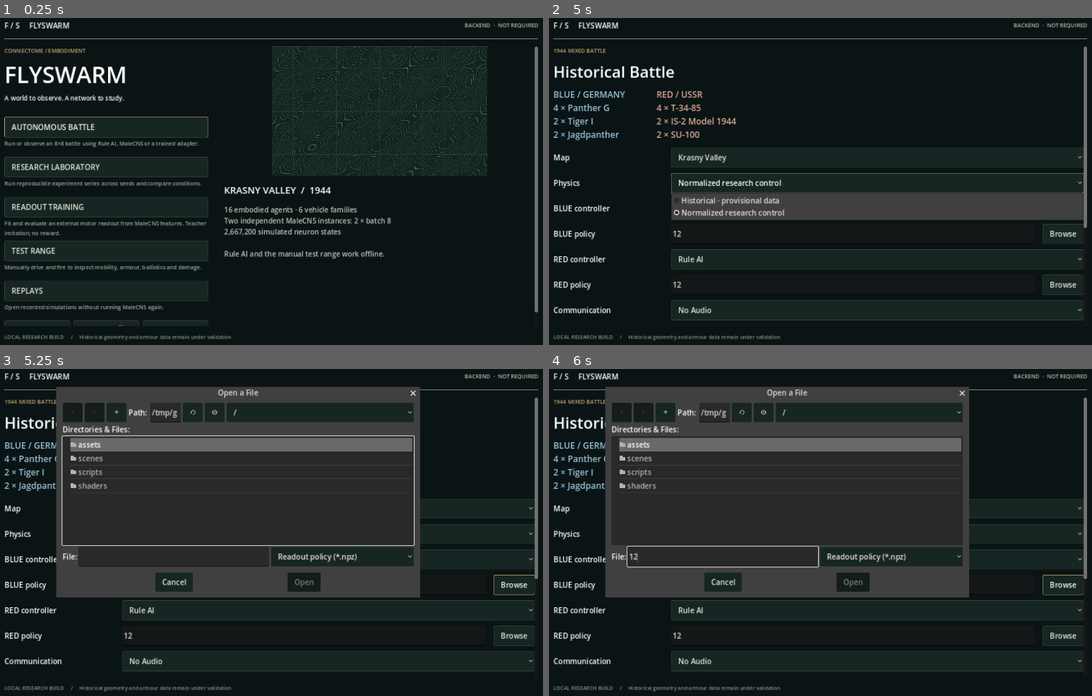
Above: before the commit, frames 1-4 (two rows, left to right).
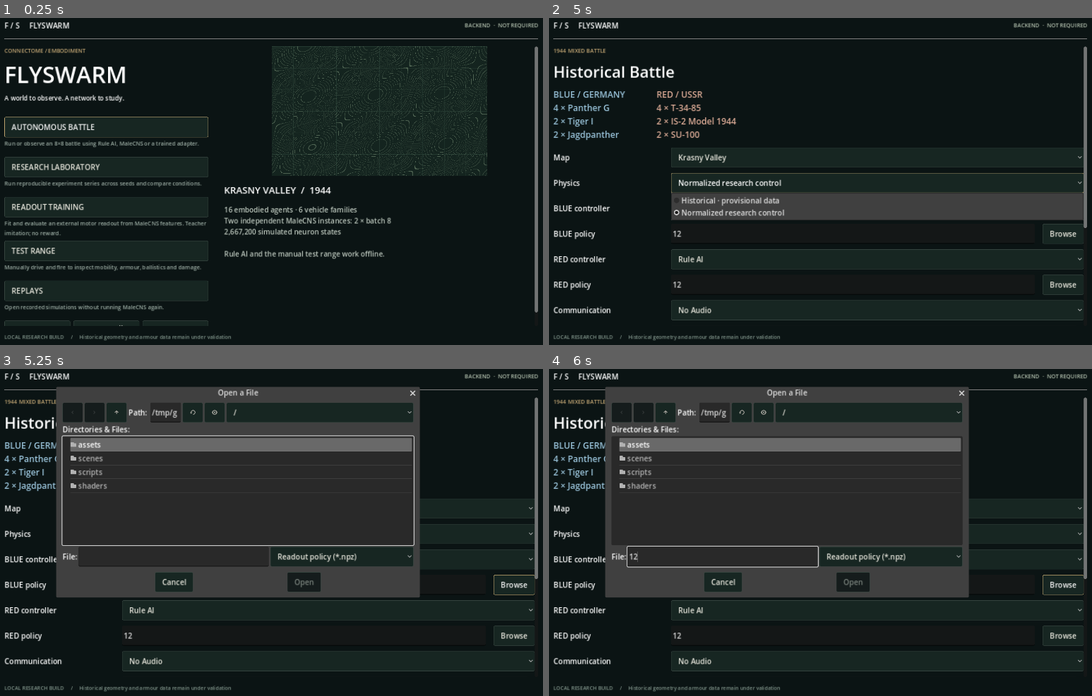
Above: after the commit, the same moments.

Repository: seruyvodoley/flyswarm-connectome
Game: Godot game, scene res://scenes/Bootstrap.tscn
Same seed, same stepped clock (60 frames per second), same inputs: the game is played once before the commit and once after it.
Inputs (mouse positions are in pixels of both pictures, inside the frame that each line leads up to):
- Up to frame 1 (0.25 s): no input
- Up to frame 2 (5 s): click "AUTONOMOUS BATTLE" at 0.5 s; click (853, 233) at 1.27 s; type "12" at 1.35 s; click (853, 286) at 1.5 s; type "12" at 1.58 s; click "Krasny Valley" at 2 s; click "Historical · provisional data" at 2.75 s; click "Rule AI" at 3.5 s; click "Normalized research control" at 4.25 s
- Up to frame 3 (5.25 s): click "Browse" at 5 s
- Up to frame 4 (6 s): click (722, 555) at 5.77 s; type "12" at 5.85 s

Frames 1-2 are identical in both runs. In frame 3, 0.3% of the frame differs, in the area x 49-78%, y 5-70%; in frame 4, 0.2%.

Commit message:
fix(sim): keep autonomous battles running until a real outcome

Diff:
--- a/frontend/godot/scripts/app/app_state.gd
+++ b/frontend/godot/scripts/app/app_state.gd
@@ -93,6 +93,11 @@
 	session.audio_mode=settings.audio
 	session.host=settings.host
 	session.port=int(settings.port)
+	# Interactive autonomous battles are outcome-driven. battle.gd still has a
+	# generic safety time limit for jobs/replays, so give the visual battle a
+	# deliberately remote 1-hour simulation cap: under normal play it ends on
+	# tickets or elimination, not on the old 60-second default.
+	if mode=="battle":session.seconds=3600
 	if mode=="range":session.map="test_range";session.seconds=3600
 	if mode=="training":session.battle_seed=100;session.seconds=2;session.blue_controller="brain";session.red_controller="brain"
 	if mode=="research":session.seconds=5;session.blue_controller="brain";session.red_controller="brain"
